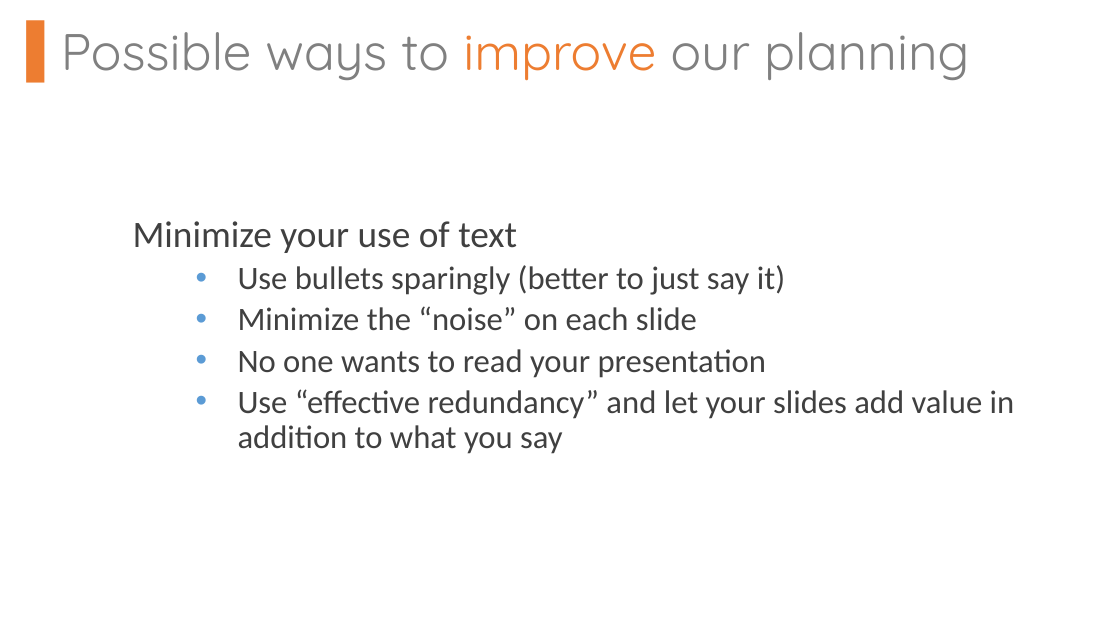
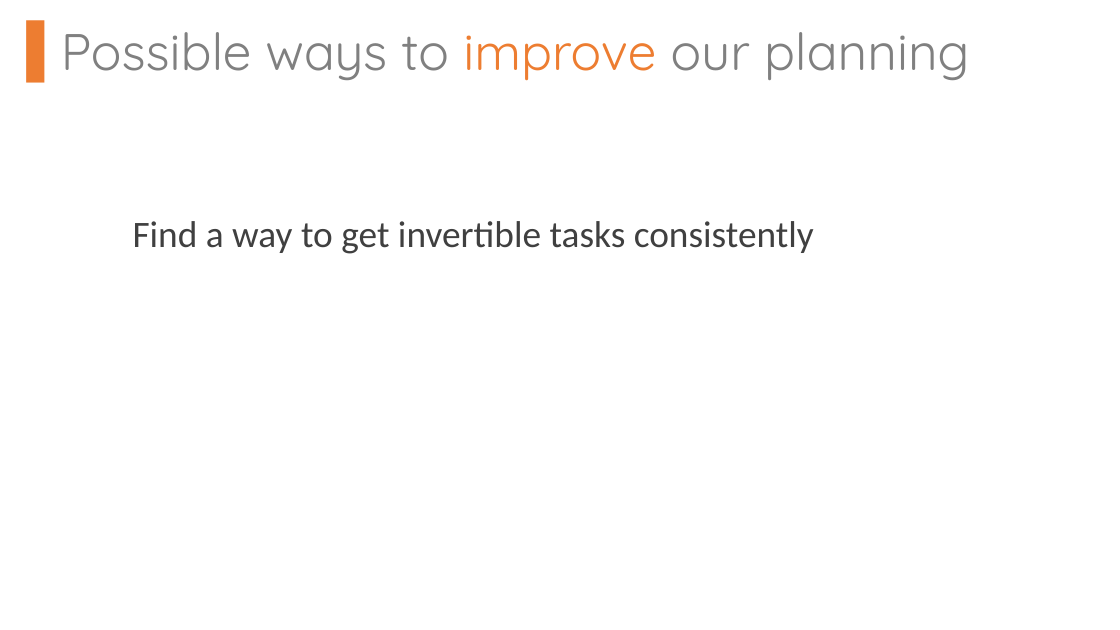
Before and after one commit to jhoffmann2/CS380_FinalProj, a slide deck: slide 15 of FirstNameLastName_Planning.pptx (slide 14 before the commit). Drawn at 1120x630 pixels with LibreOffice and Linux fonts; fonts in the diff are those of the drawing. Boxes give left, top, right and bottom in pixels: in the first picture for what was removed or moved away, otherwise in the second. Text is boxed around its words. In the diff, an @@ line names an element or a change of style, - is before the commit and + after.

```diff
--- a/FirstNameLastName_Planning.pptx
+++ b/FirstNameLastName_Planning.pptx
@@ text at (133, 221, 814, 254): text changed; size 28 to 32 pt @@
-Minimize your use of text
-  • Use bullets sparingly (better to just say it)
-  • Minimize the “noise” on each slide
-  • No one wants to read your presentation
-  • Use “effective redundancy” and let your slides add value in addition to what you say
+Find a way to get invertible tasks consistently
```
Also in this commit, not shown: 3 other slides changed, 1 slide added, 6 other files.
